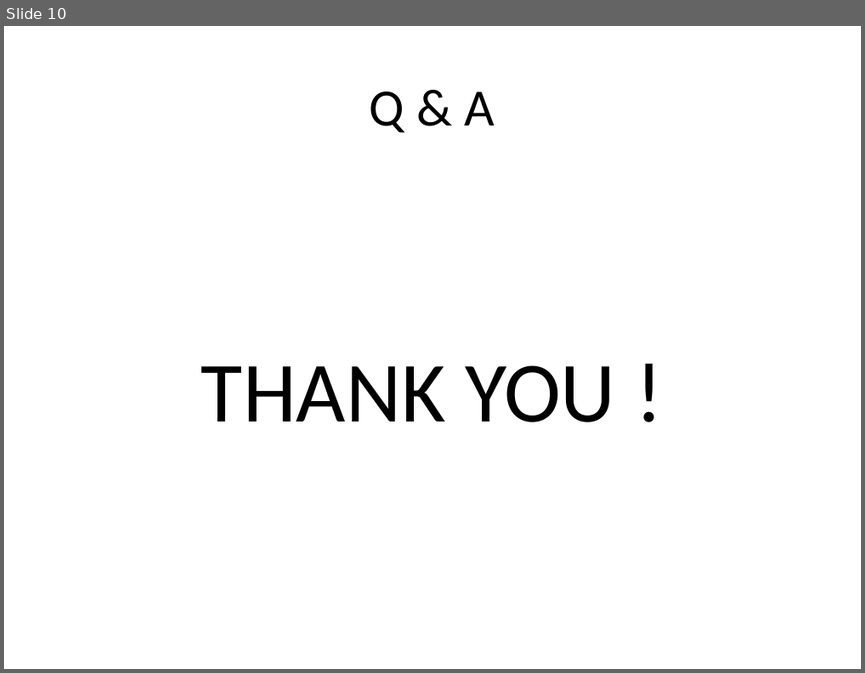
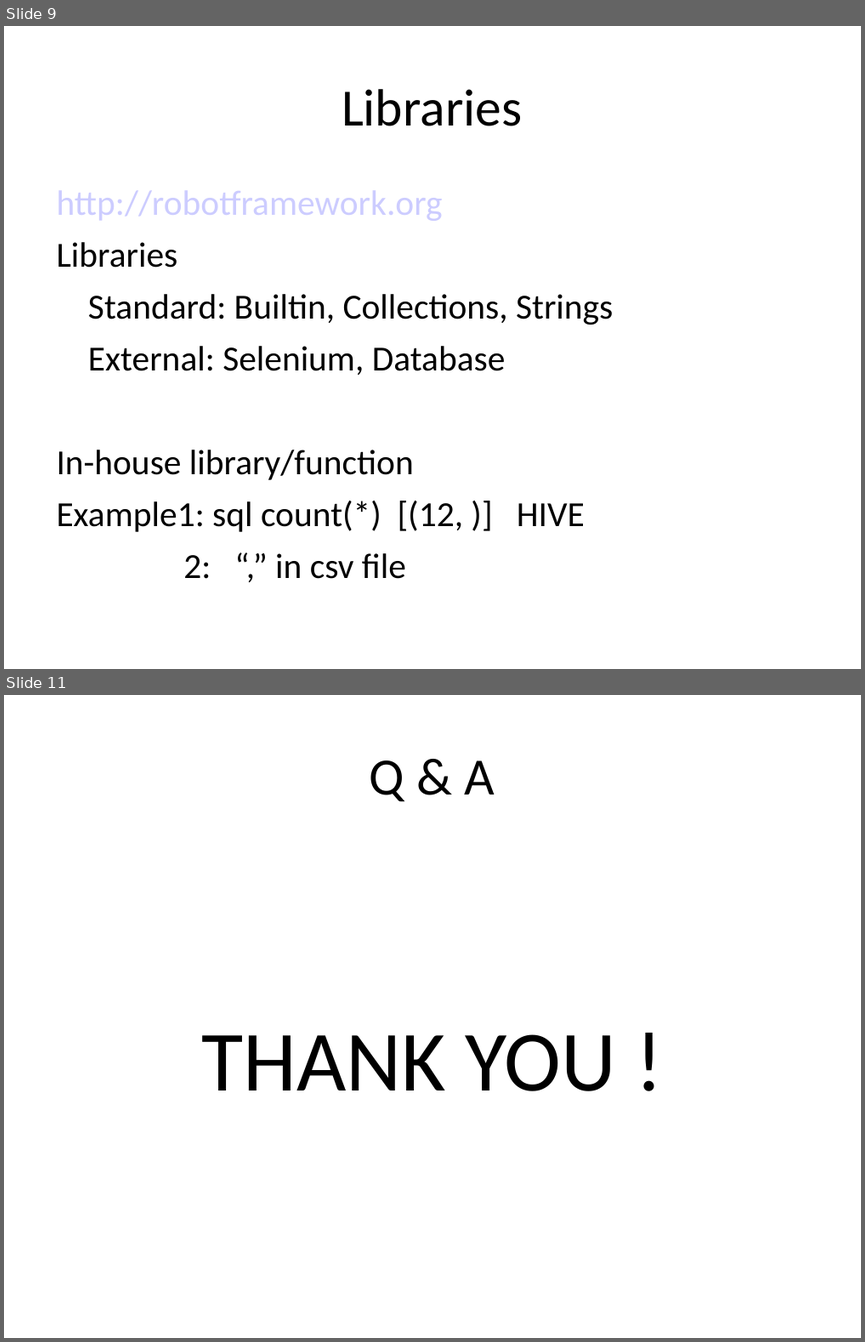
Before and after one commit to robin3795/sudoku, a slide deck: BigData.ppt. Shown one above the other, each under a label of ours: slide 10 before the commit, slides 9 and 11 after it; the slides between them are not shown. The pictures are 865x673 and 865x1342 pixels, drawn with LibreOffice and Linux fonts; fonts in the diff are those of the drawing. Boxes give left, top, right and bottom in pixels: in the first picture for what was removed or moved away, otherwise in the second. Text is boxed around its words. In the diff, an @@ line names an element or a change of style, - is before the commit and + after.

```diff
--- a/BigData.ppt
+++ b/BigData.ppt
@@ slide 9 added at (4,26,861,669), background #FFFFFF @@
@@ title added at (341,89,522,126), 44 pt, text #000000 @@
+Libraries
@@ text added at (57,191,613,578), 29.6 pt, text #000000 @@
+http://robotframework.org
+Libraries
+Standard: Builtin, Collections, Strings
+External: Selenium, Database
+In-house library/function
+Example1: sql count(*) [(12, )] HIVE
+2: “,” in csv file
@@ what was slide 10 is now slide 11 @@
```
Also in this commit, not shown: 7 slides changed, 2 other slides added, 2 slides removed, 1 other file.
